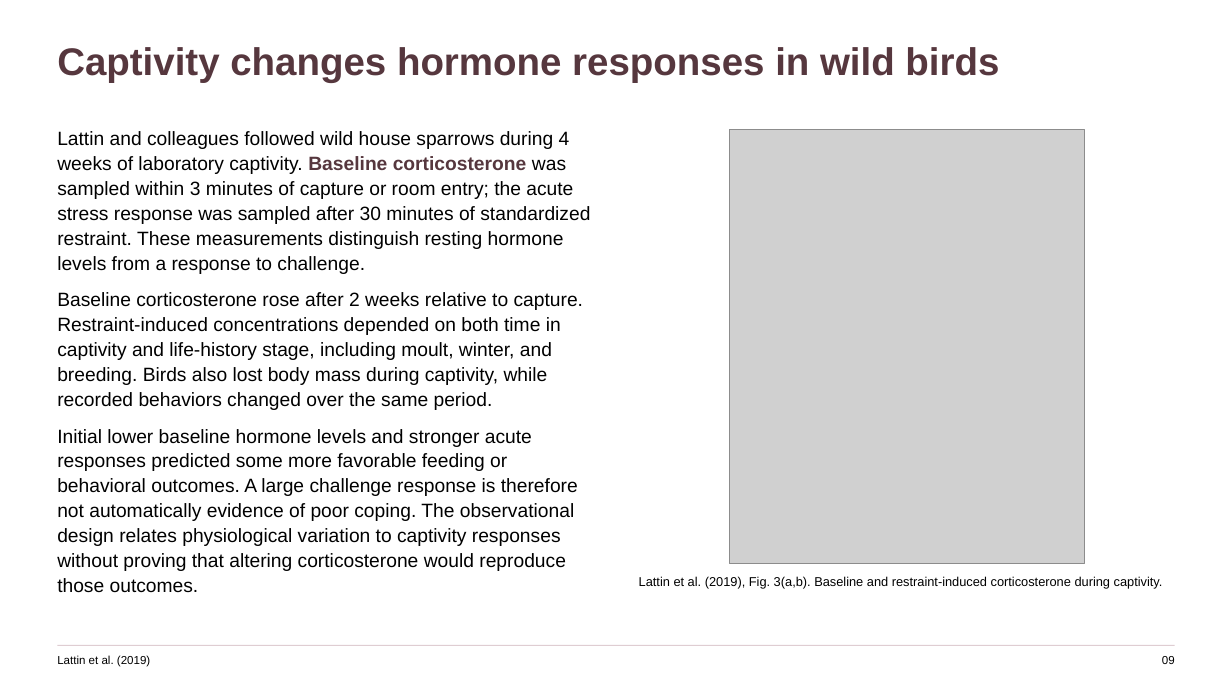
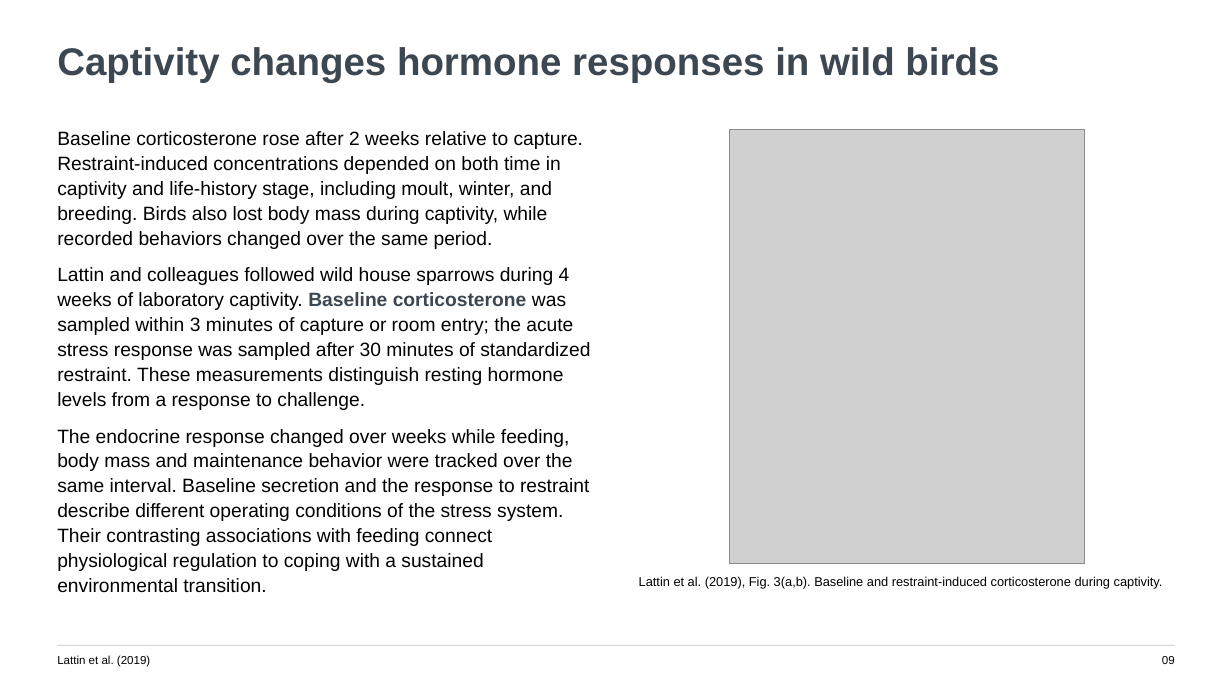
Before and after one commit to jordanxxlopez/NEUROETHOLOGY, a slide deck: slide 9 of lectures/L53/Neuroethology_Lecture53_FA2026.pptx. Drawn at 1232x693 pixels with LibreOffice and Linux fonts; fonts in the diff are those of the drawing; grey boxes stand for pictures. Boxes give left, top, right and bottom in pixels: in the first picture for what was removed or moved away, otherwise in the second. Text is boxed around its words. In the diff, an @@ line names an element or a change of style, - is before the commit and + after.

Commit message:
Revise Lecture 53 with teaching-focused paragraphs and new theme

```diff
--- a/lectures/L53/Neuroethology_Lecture53_FA2026.pptx
+++ b/lectures/L53/Neuroethology_Lecture53_FA2026.pptx
@@ text "Captivity changes hormone responses in ..." at (57,47,999,83): text colour #56373E to #3C4752 @@
@@ text at (57,131,583,249): paragraph added @@
+Baseline corticosterone rose after 2 weeks relative to capture. Restraint-induced concentrations depended on both time in captivity and life-history stage, including moult, winter, and breeding. Birds also lost body mass during captivity, while recorded behaviors changed over the same period.
@@ text at (57,267,590,410): text colour #56373E to #3C4752 in "Baseline corticosterone" @@
@@ text at (57,429,589,593): text changed @@
-Baseline corticosterone rose after 2 weeks relative to capture. Restraint-induced concentrations depended on both time in captivity and life-history stage, including moult, winter, and breeding. Birds also lost body mass during captivity, while recorded behaviors changed over the same period.
-Initial lower baseline hormone levels and stronger acute responses predicted some more favorable feeding or behavioral outcomes. A large challenge response is therefore not automatically evidence of poor coping. The observational design relates physiological variation to captivity responses without proving that altering corticosterone would reproduce those outcomes.
+The endocrine response changed over weeks while feeding, body mass and maintenance behavior were tracked over the same interval. Baseline secretion and the response to restraint describe different operating conditions of the stress system. Their contrasting associations with feeding connect physiological regulation to coping with a sustained environmental transition.
@@ rectangle at (57,645,1175,646): fill #DFCDD2 to #D0D6DC @@
```
Also in this commit, not shown: 45 other slides changed, 7 other files.
